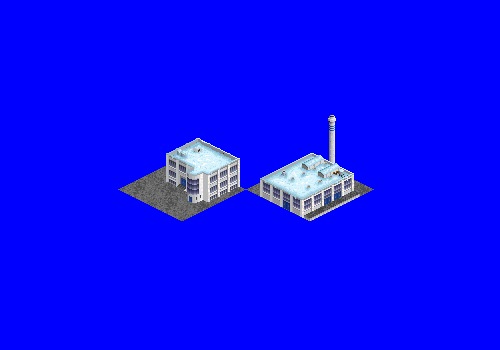
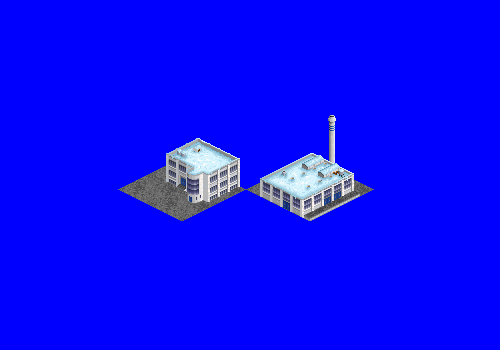
Layers edited between the first and the second 500 × 350 image:
painted on "artdecowindow" over [187, 167, 208, 204]
painted on "office building" over [168, 139, 237, 200]
painted on "roof part 1" over [308, 162, 336, 178]
painted on "dock" over [260, 192, 360, 221]
painted on "processor building" over [260, 154, 354, 216]
painted on "chimney" over [328, 118, 333, 156]
hid "Background" over [168, 118, 360, 221]
